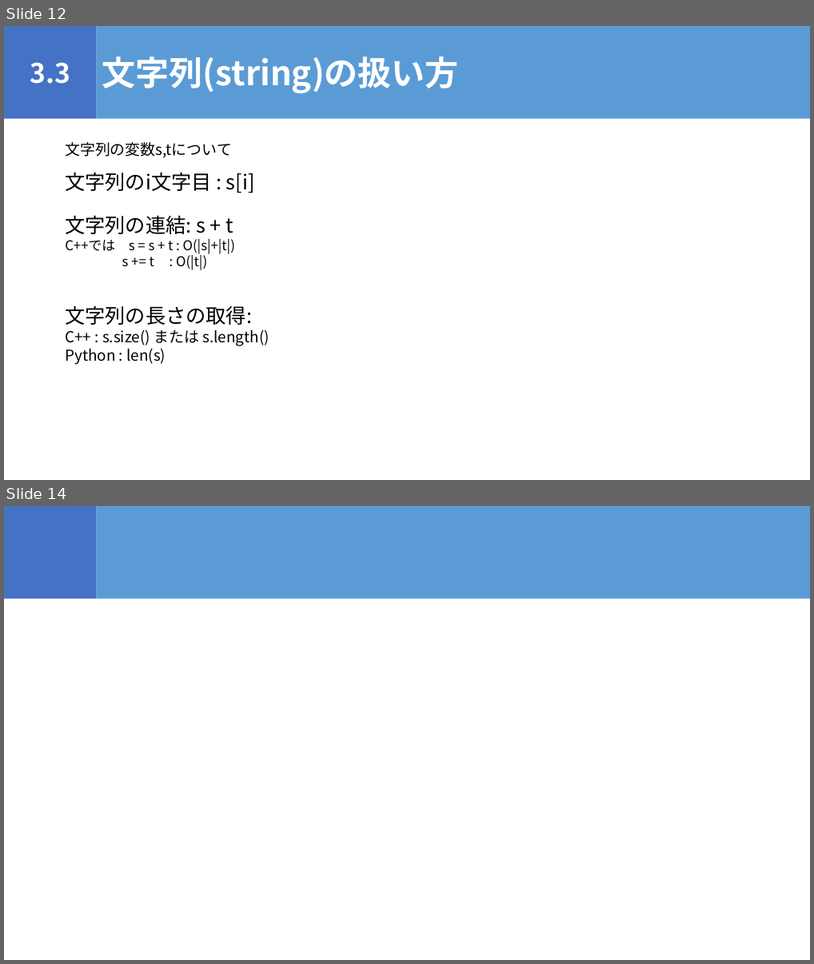
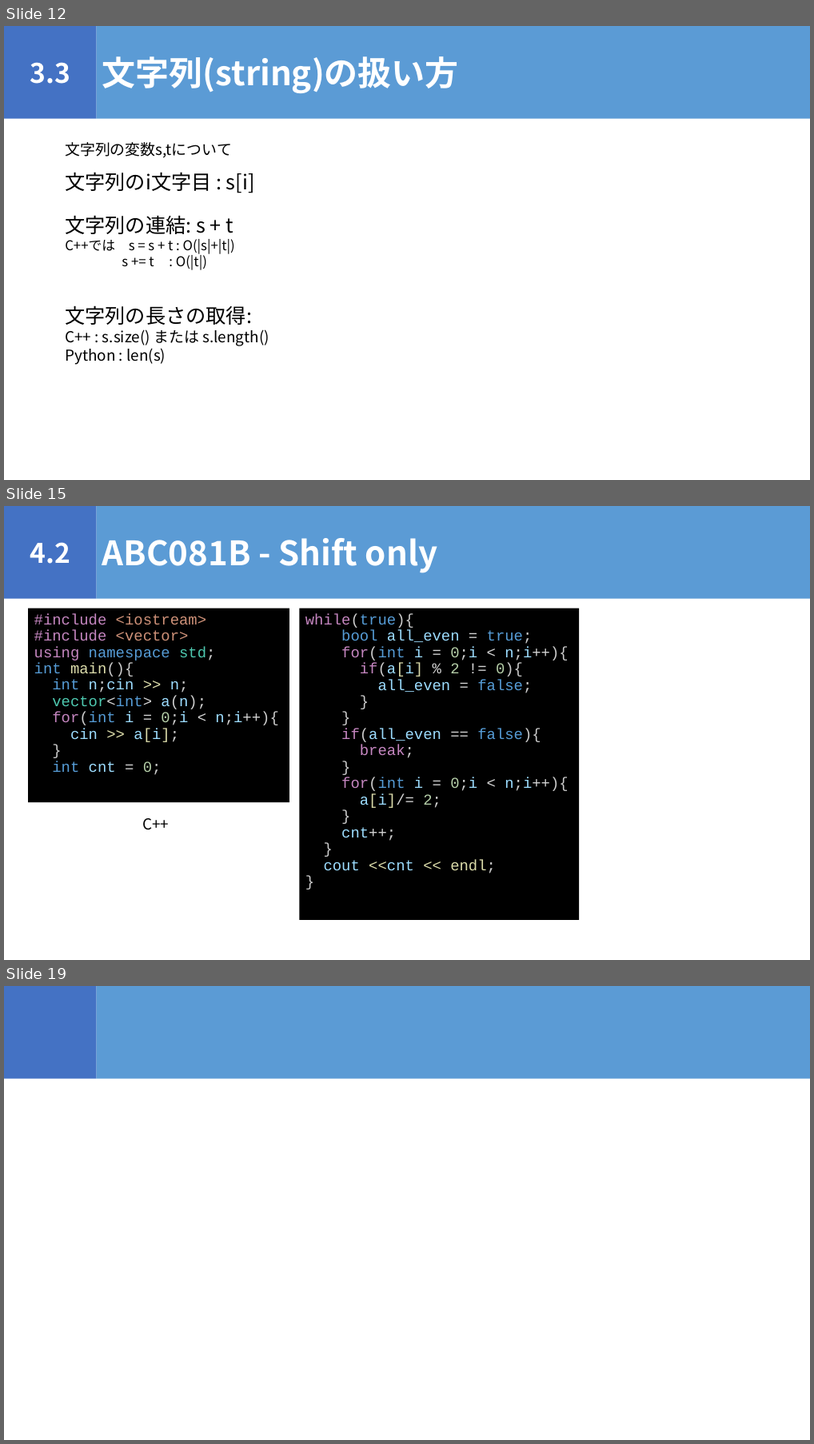
Before and after one commit to igeeeeee/triC_AtCoder_Beginners_Selection, a slide deck: ABS_勉強会.pptx. Shown one above the other, each under a label of ours: slides 12 and 14 before the commit, slides 12, 15 and 19 after it; the slides between them are not shown. The pictures are 814x964 and 814x1444 pixels, drawn with LibreOffice and Linux fonts; fonts in the diff are those of the drawing. Boxes give left, top, right and bottom in pixels: in the first picture for what was removed or moved away, otherwise in the second. Text is boxed around its words. In the diff, an @@ line names an element or a change of style, - is before the commit and + after.

```diff
--- a/ABS_勉強会.pptx
+++ b/ABS_勉強会.pptx
@@ slide 15 added at (4,506,810,960), background #FFFFFF @@
@@ rectangle added at (4,506,97,599), fill #4472C4, 32 pt, text #FFFFFF, bold @@
+4.2
@@ rectangle added at (97,506,810,599), fill #5B9BD5, 40 pt, text #FFFFFF, bold @@
+ABC081B - Shift only
@@ rectangle added at (28,608,290,803), fill #000000, 18 pt, text #C586C0 @@
+#include <iostream>
+#include <vector>
+using namespace std;
+int main(){
+int n;cin >> n;
+vector<int> a(n);
+for(int i = 0;i < n;i++){
+cin >> a[i];
+}
+int cnt = 0;
@@ rectangle added at (300,608,579,920), fill #000000, 18 pt, text #9CDCFE @@
+while(true){
+bool all_even = true;
+for(int i = 0;i < n;i++){
+if(a[i] % 2 != 0){
+all_even = false;
+}
+}
+if(all_even == false){
+break;
+}
+for(int i = 0;i < n;i++){
+a[i]/= 2;
+}
+cnt++;
+}
+cout <<cnt << endl;
+}
@@ text added at (142,818,169,830), 18 pt, text #000000 @@
+C++
@@ what was slide 14 is now slide 19 @@
```
Also in this commit, not shown: 3 slides changed, 4 other slides added, 1 slide removed, 4 other files.
